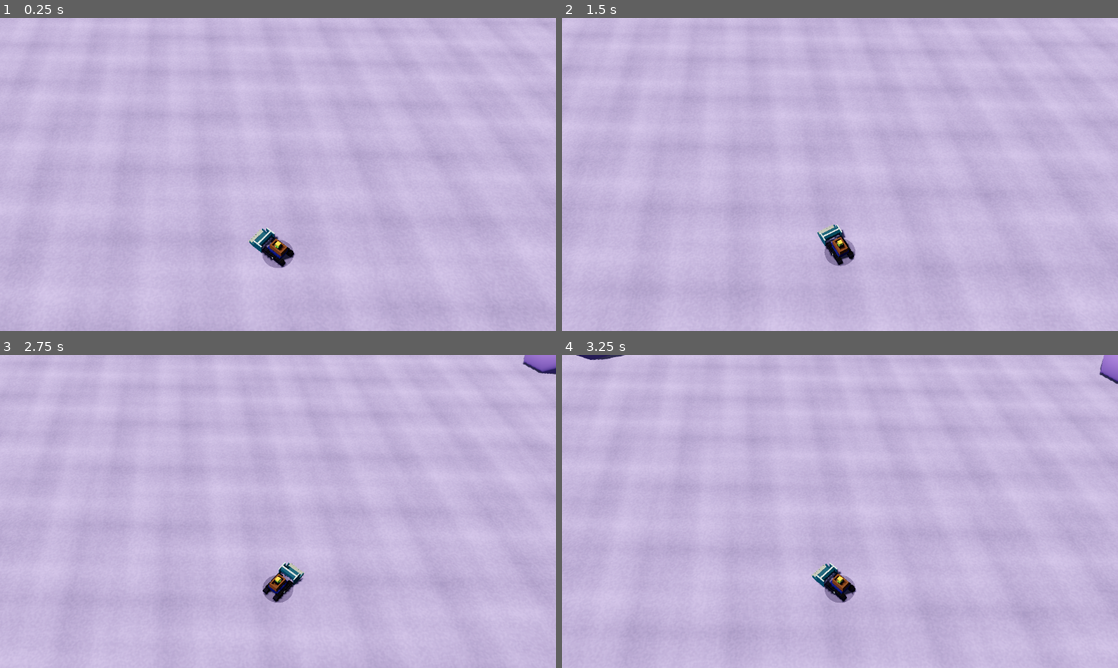
Above: before the commit, frames 1-4 (two rows, left to right).
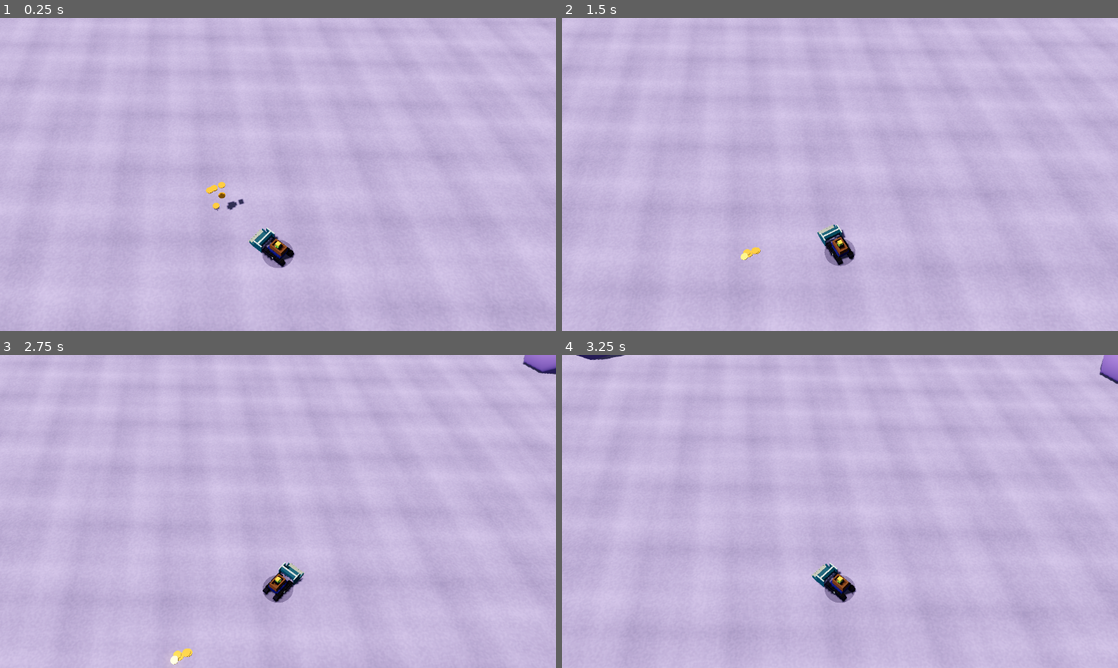
Above: after the commit, the same moments.

Repository: ui99ru/gold-harvester
Game: Godot game, scene res://scenes/game.tscn
Two runs of this game, one before a commit and one after it. Both use one fixed random seed, a clock stepped at 60 frames per second and the inputs below.
Inputs (mouse positions are in pixels of both pictures, inside the frame that each line leads up to):
- Up to frame 1 (0.25 s): no input
- Up to frame 2 (1.5 s): move the mouse to (962, 158) at 0.52 s; hold D 0.53-1.25 s; click (962, 158) at 0.67 s; drag from (728, 190) to (812, 237) at 1.27 s
- Up to frame 3 (2.75 s): move the mouse to (333, 442) at 2.02 s; hold D from 2.03 s (still down)
- Up to frame 4 (3.25 s): release D at 2.75 s; drag from (812, 574) to (673, 464) at 2.77 s

The runs differ from the first frame. In frame 1, 0.2% of the frame differs, in the area x 37-44%, y 52-62%; in frame 2, less than 0.1%; in frame 3, 0.1%; in frame 4, nothing differs.

Commit message:
feat(godot): port stage 4 - coin pool 1000, source, blade plows
place_at_source port (main.js:151): seeded scatter, drop from height,
worth reset, gate-side reset hooks. 5 start coins. Clinks reuse
ClinkAudio (web queue+18Hz ~ 50ms throttle, positional as a bonus).

Critical fix: AnimatableBody3D children of a moving parent do NOT
sync to physics - sleeping coins were never woken and the dozer
ghosted through the pile. Blade/chassis bodies are now top_level
with explicit per-tick global poses (web setKinematicPoses pattern).
smoke-push: full-speed ram through a 45-coin pile - zero tunneled,
zero fallen, 26 plowed past the line.

Co-Authored-By: Claude Fable 5 <noreply@anthropic.com>

Diff:
--- a/godot/scripts/dozer.gd
+++ b/godot/scripts/dozer.gd
@@ -127,14 +127,18 @@
 # --- Кинематические тела (порт physics.js:87-115) ---
 
 func _build_bodies(hx: float) -> void:
+	# top_level: тела НЕ наследуют transform дозера — позы сетятся явно каждый
+	# физ-тик (update_body_poses, аналог web setKinematicPoses). Движение через
+	# СВОЙ transform обязательно: sync_to_physics не видит движение родителя,
+	# и спящие монеты не будятся (дозер проходит сквозь кучу призраком).
 	var pm := PhysicsMaterial.new()
 	pm.friction = 0.8
 	pm.bounce = 0.05
 	blade_body = AnimatableBody3D.new()
 	blade_body.name = "BladeBody"
 	blade_body.sync_to_physics = true
+	blade_body.top_level = true
 	blade_body.physics_material_override = pm
-	blade_body.position = Vector3(0, 0, BLADE_FWD)
 	add_child(blade_body)
 	_build_blade_shapes(hx)
 
@@ -144,8 +148,18 @@
 	chassis_body = AnimatableBody3D.new()
 	chassis_body.name = "ChassisBody"
 	chassis_body.sync_to_physics = true
+	chassis_body.top_level = true
 	chassis_body.physics_material_override = pm2
 	add_child(chassis_body)
+	update_body_poses()
+
+
+func update_body_poses() -> void:
+	# Порт web setKinematicPoses (main.js:385-391): ковш на выносе BLADE_FWD,
+	# шасси в основании; только yaw + высота (groundLift/бобинг в position.y)
+	var t := global_transform
+	blade_body.global_transform = t * Transform3D(Basis(), Vector3(0, 0, BLADE_FWD))
+	chassis_body.global_transform = t
 	# web main.js:303: фронт-низ (стык до ковша) + короб-высокий
 	_add_shape(chassis_body, Vector3(2.0, 1.0, 1.0), Vector3(0, 0.5, 0.5), 0.0)
 	_add_shape(chassis_body, Vector3(1.7, 2.4, 1.8), Vector3(0, 1.2, 0), 0.0)
--- a/godot/scripts/game.gd
+++ b/godot/scripts/game.gd
@@ -32,6 +32,11 @@
 var shot: ShotTool
 var dozer: Dozer
 var dozer_shadow: MeshInstance3D
+var pool: CoinPool
+var clinks: ClinkAudio
+
+# Сущности (ворота, этап 6) сбрасывают side-регистрацию телепортированной монеты
+var side_resetters: Array[Callable] = []
 
 # AABB-препятствия дозера: {x0,x1,z0,z1, post:bool}. Регистрируют сущности
 # (столбы ворот post=true, стойки падов post=false); web main.js:340-353.
@@ -69,13 +74,45 @@
 	_build_walls()
 	_build_dozer()
 	_build_camera()
+	clinks = ClinkAudio.new()
+	add_child(clinks)
+	pool = CoinPool.new()
+	pool.name = "Coins"
+	add_child(pool)
+	pool.setup(CFG.COIN_N, _on_coin_clink)
+	for i in level.start_coins:
+		place_at_source(pool.spawn(Vector3.ZERO, false))
 	shot = ShotTool.new()
 	shot.info_cb = func() -> String:
-		return "bank=%d dozer=%s heading=%.2f zoom=%.2f" % [bank, dozer.position, heading, cam_zoom]
+		return "bank=%d dozer=%s heading=%.2f zoom=%.2f coins=%d" % [
+			bank, dozer.position, heading, cam_zoom, pool.active_count()]
 	add_child(shot)
 	phase = "play"  # стартовый экран — этап 9
 	_setup_smoke()
 	_update_camera(0.0)
+
+
+## Респаун монеты в источнике (web main.js:151): seeded-разброс + падение
+## с высоты — оседают в кучу некопланарно, солвер стабилен.
+func place_at_source(coin: RigidBody3D) -> void:
+	if coin == null:
+		return
+	var a := rnd() * 6.28
+	var r := sqrt(rnd()) * level.source_radius
+	var y := CFG.COIN_THK * 0.5 + rnd() * 6.0
+	coin.worth = 1
+	for cb in side_resetters:
+		cb.call(coin.idx)  # телепорт != пересечение ворот
+	coin.transform = Transform3D(Basis(),
+		level.source_pos + Vector3(cos(a) * r, y, sin(a) * r))
+	coin.linear_velocity = Vector3.ZERO
+	coin.angular_velocity = Vector3.ZERO
+
+
+func _on_coin_clink(pos: Vector3, strength: float) -> void:
+	# Web: контакты -> очередь клинков <=6, памп ~18 Гц (audio.js:81-83).
+	# ClinkAudio троттлит 50 мс (20 Гц) — эквивалент; позиционность — бонус Godot.
+	clinks.clink(pos, strength)
 
 
 func _build_dozer() -> void:
@@ -402,6 +439,7 @@
 	ground_lift += (gy - ground_lift) * minf(1.0, dt * (25.0 if gy > ground_lift else 6.0))
 	dozer.position.y = ground_lift + sin(sim_time * 20.0) * 0.02 * minf(1.0, speed_now / 3.0)
 	dozer.anim_tracks(dt, speed_now)
+	dozer.update_body_poses()  # кинематика ковша/шасси (web setKinematicPoses)
 	dozer_pos = dozer.position
 	dozer_shadow.position = Vector3(dozer.position.x, 0.04, dozer.position.z)
 	# физика монет шагает движком после _physics_process; экономика — этап 5+
@@ -454,6 +492,21 @@
 			obstacles.append({"x0": sx - 0.75, "x1": sx + 0.75,
 				"z0": 19.25, "z1": 20.75, "post": true})
 		_script_target = Vector3(4.6, 0, 20)
+	elif _smoke_mode == "push":
+		# Плотная куча на пути — дозер прёт сквозь на полной скорости.
+		# Ассерты: ничего не туннелировало в корпус, не провалилось, сгребается.
+		for i in 40:
+			pool.spawn(Vector3.ZERO, false)
+		var n := 0
+		for coin in pool.get_children():
+			if coin.freeze:
+				continue
+			coin.position = Vector3(
+				-1.5 + 0.75 * (n % 5),
+				0.1 + 0.15 * floorf(n / 20.0),
+				11.0 + 0.8 * (floori(n / 5.0) % 4))
+			n += 1
+		_script_target = Vector3(0, 0, 20)
 
 
 func _smoke_tick() -> void:
@@ -478,6 +531,27 @@
 			print("SMOKE %s: dozer=%s heading=%.2f violations=%d" %
 				["OK" if ok else "FAIL", dozer.position, heading, _smoke_violations])
 			get_tree().quit(0 if ok else 1)
+	elif _smoke_mode == "push":
+		if _smoke_ticks >= 600:  # 10 c
+			var fallen := 0
+			var tunneled := 0
+			var plowed := 0
+			var inv := dozer.global_transform.affine_inverse()
+			for coin in pool.get_children():
+				if coin.freeze:
+					continue
+				var p: Vector3 = coin.global_position
+				if p.y < -0.5:
+					fallen += 1
+				if p.z > 14.5:
+					plowed += 1
+				var lp: Vector3 = inv * p  # локальные координаты дозера
+				if absf(lp.x) < 0.8 and lp.z > -1.2 and lp.z < 1.2 and lp.y < 2.0:
+					tunneled += 1
+			var ok := fallen == 0 and tunneled == 0 and plowed >= 10
+			print("SMOKE %s: fallen=%d tunneled=%d plowed=%d active=%d" %
+				["OK" if ok else "FAIL", fallen, tunneled, plowed, pool.active_count()])
+			get_tree().quit(0 if ok else 1)
 
 
 func _process(delta: float) -> void:
